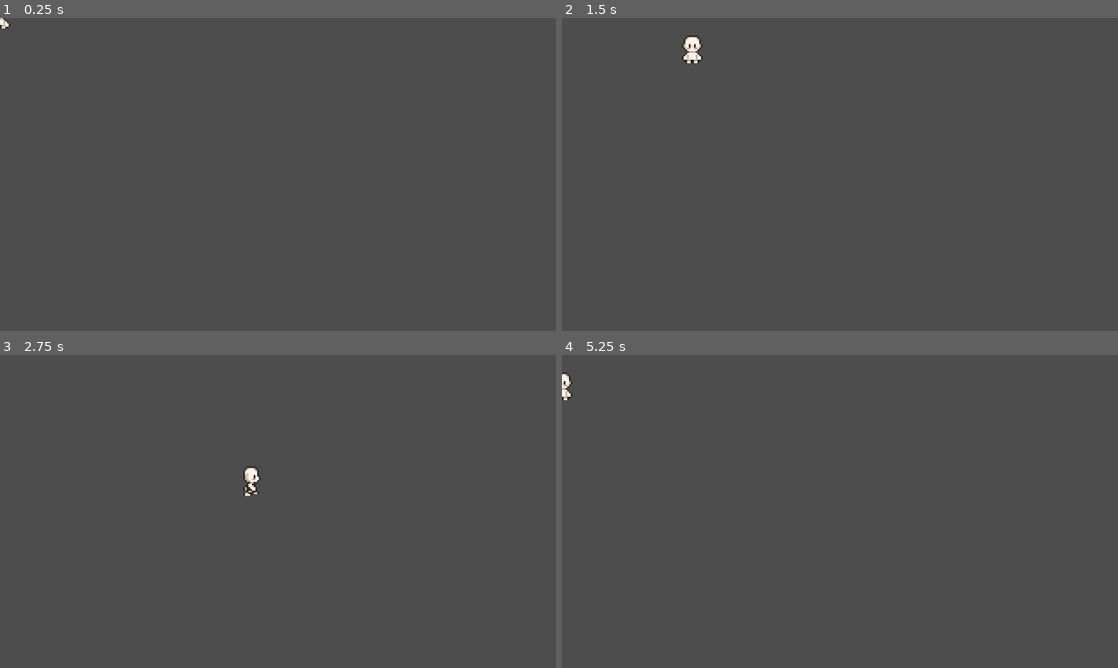
Above: before the commit, frames 1-4 (two rows, left to right).
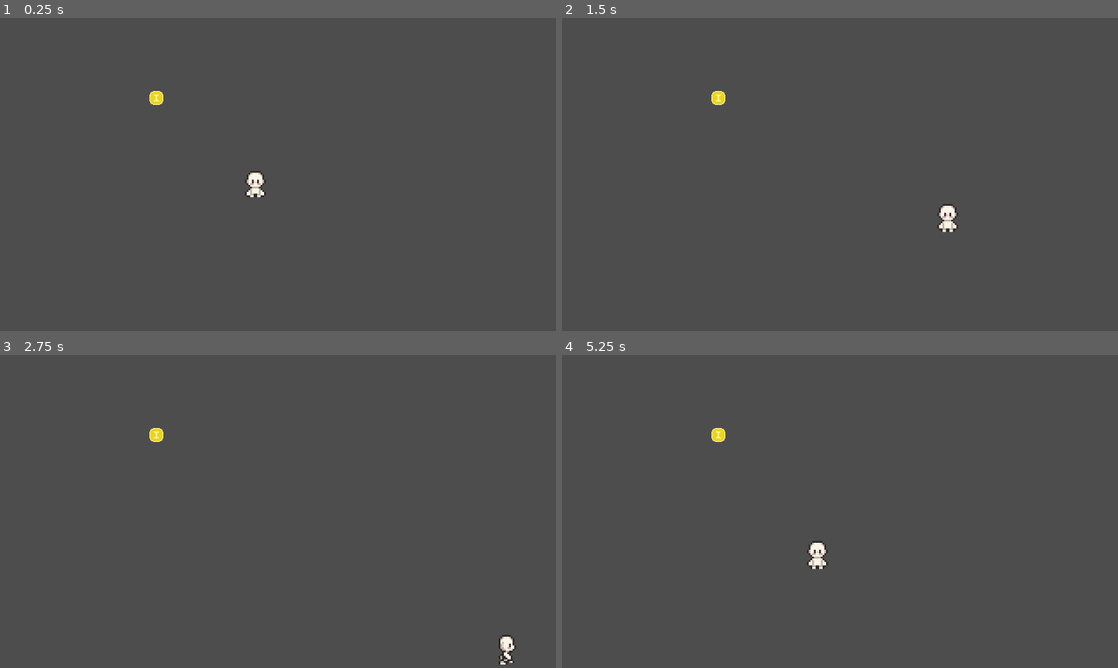
Above: after the commit, the same moments.

Repository: khriii/ai-academy
Game: Godot game, scene res://scenes/main/main.tscn
Two runs of this game, one before a commit and one after it. Both use one fixed random seed, a clock stepped at 60 frames per second and the inputs below.
Inputs:
- Up to frame 1 (0.25 s): no input
- Up to frame 2 (1.5 s): tap Enter at 0.5 s; hold D (move_right) 0.53-1.28 s; hold S (move_down) from 1.28 s (still down)
- Up to frame 3 (2.75 s): release S (move_down) at 2.03 s; hold D (move_right) from 2.03 s (still down)
- Up to frame 4 (5.25 s): release D (move_right) at 2.78 s; hold W (move_up) 2.78-3.53 s; hold A (move_left) 3.53-5.03 s; hold S (move_down) from 5.03 s (still down)

The runs differ from the first frame. In frame 1, 0.4% of the frame differs, in the area x 0-48%, y 0-58%; in frame 2, 0.6%, in the area x 21-72%, y 5-69%; in frame 3, 0.5%; in frame 4, 0.5%.

Commit message:
added collectible and item classes.

Diff:
--- /dev/null
+++ b/scenes/collectibles/coin.tscn
@@ -0,0 +1,20 @@
+[gd_scene format=3 uid="uid://0dhqbdv8mth2"]
+
+[ext_resource type="Script" uid="uid://cex062jmurxxg" path="res://scripts/classes/collectible.gd" id="1_ais5i"]
+[ext_resource type="Texture2D" uid="uid://cbjxly62cn40e" path="res://assets/sprites/collectibles/coin.png" id="2_h6jfl"]
+
+[sub_resource type="CircleShape2D" id="CircleShape2D_867vd"]
+
+[node name="Coin" type="Node2D" unique_id=1100059931 node_paths=PackedStringArray("collection_area")]
+script = ExtResource("1_ais5i")
+collection_area = NodePath("Area2D")
+metadata/_custom_type_script = "uid://cex062jmurxxg"
+
+[node name="Sprite2D" type="Sprite2D" parent="." unique_id=424456546]
+scale = Vector2(0.5, 0.5)
+texture = ExtResource("2_h6jfl")
+
+[node name="Area2D" type="Area2D" parent="." unique_id=1139559248]
+
+[node name="CollisionShape2D" type="CollisionShape2D" parent="Area2D" unique_id=738019158]
+shape = SubResource("CircleShape2D_867vd")
--- a/scenes/main/main.tscn
+++ b/scenes/main/main.tscn
@@ -1,7 +1,12 @@
 [gd_scene format=3 uid="uid://dby1qkve0afmi"]
 
 [ext_resource type="PackedScene" uid="uid://kuismdy5n58m" path="res://scenes/entities/player/player.tscn" id="1_hyk8p"]
+[ext_resource type="PackedScene" uid="uid://0dhqbdv8mth2" path="res://scenes/collectibles/coin.tscn" id="2_iuonh"]
 
 [node name="Main" type="Node2D" unique_id=1611986789]
 
 [node name="Player" parent="." unique_id=1023106120 instance=ExtResource("1_hyk8p")]
+position = Vector2(147, 97)
+
+[node name="Coin" parent="." unique_id=1100059931 instance=ExtResource("2_iuonh")]
+position = Vector2(90, 46)
--- /dev/null
+++ b/scripts/classes/collectible.gd
@@ -0,0 +1,12 @@
+class_name Collectible
+extends Item
+
+@export var collection_area: Area2D
+
+func _ready() -> void:
+	collection_area.body_entered.connect(onCollect)
+
+# run this method only when the body is a player
+func onCollect(body: Node2D):
+	if body is Player:
+		queue_free()
--- /dev/null
+++ b/scripts/classes/item.gd
@@ -0,0 +1,7 @@
+class_name Item
+extends Node2D
+
+@export var item_name: String
+
+func _ready() -> void:
+	pass
Binary file added: assets/sprites/collectibles/coin.png
Not shown, added: assets/sprites/collectibles/coin.png.import
Not shown, added: scripts/classes/collectible.gd.uid
Not shown, added: scripts/classes/item.gd.uid
